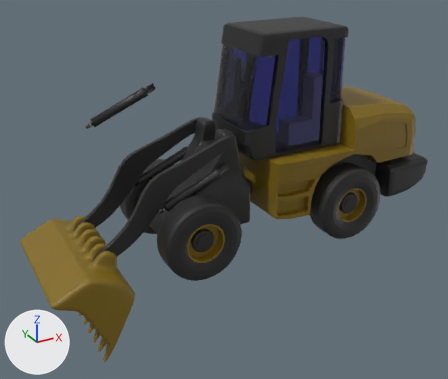
An edit to the glTF model threejs/vuethreejs/src/blender/ship/zhuangZaiJi.glb, drawn before and after from the same camera.
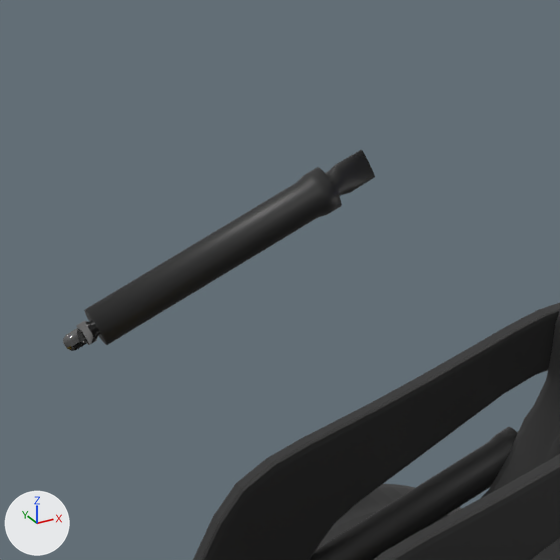
The first picture shows the older version from a 50 mm lens placed at (-2.91, -4.93, 2.09), pointed at (-0.22, -0.02, -0.36). The close-ups show the older and then the newer version on the part from 16% to 44% of the width and 13% to 46% of the height of that picture. Only the edits that show in the close-ups are written down. The axes (+X, +Y, +Z) are drawn at lower left. The lights are the same throughout. Where no turn or scale is listed for an object, it has been applied to the vertices.

Objects in the first close-up: '大臂', '大臂.001', '柱体.003', '液压杆.001', '液压杆.002', '车头', '轮胎.001'.
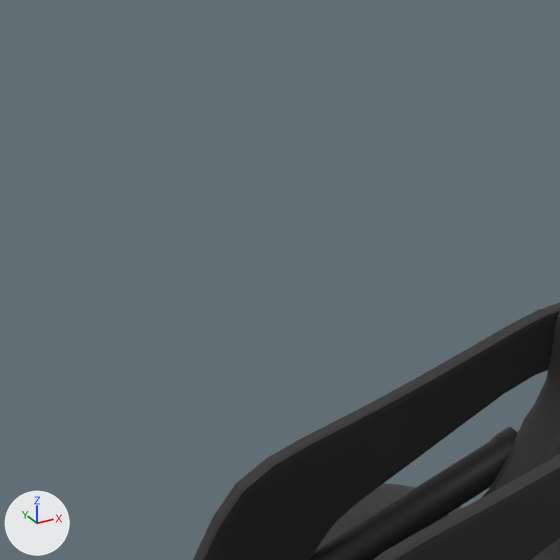
Edits to the bpy script that builds the scene:
```text
Remove ob_液压杆_002:
    ob_液压杆_002 = bpy.data.objects.new('液压杆.002', me_柱体_016)
    ob_液压杆_002.location = (-0.699, 0.535, 0.595)
Remove ob_柱体_003:
    ob_柱体_003 = bpy.data.objects.new('柱体.003', me_柱体_017)
    ob_柱体_003.location = (-1.357, 0.535, 0.309)
```

Location of each change, (x1, y1, x2, y2) in pixels of the close-ups (560 x 560 px):
'液压杆.002', deleted
    before: (84, 150, 375, 345)
'柱体.003', deleted
    before: (63, 320, 100, 351)
